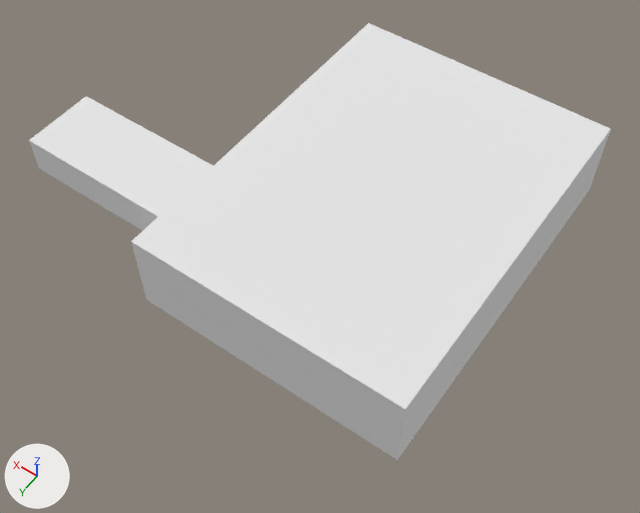
The Blender file Assets/- Models/Turtle.blend, before and after one commit.
The view is the same before and after, from a camera (50 mm lens) standing at (-1.96, 3.46, 5.0) and looking at (0.21, 0.43, 0.23). Arrows for +X, +Y and +Z are at lower left; the lights stay in place.

The first picture shows 'Front-Paw-R', 'Shell'.
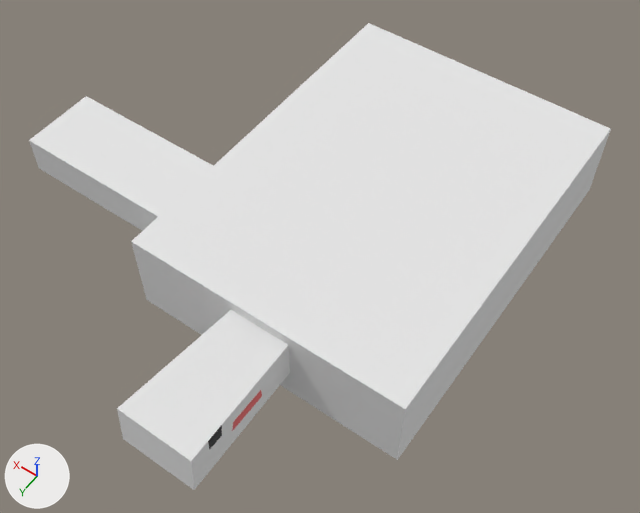
Where the change shows, as pixel boxes [x1, y1, x2, y2] in the pictures (640 x 513 px):
'Shell.001', added: after [117, 310, 290, 490]
    faces in mat_material (white #e7e7e7): [117, 310, 290, 490]
    faces in mat_red (pink #e77878): [232, 390, 262, 431]
    faces in mat_eye (dark grey #4c4c4c): [208, 425, 222, 450]

The change, as a list of edits to the scene's bpy script:
```text
Add mat_red:
    mat_red = diffuse_material('Red')
    mat_red.base_color = (0.8, 0.188, 0.188)  # pink #e77878
Add mat_eye:
    mat_eye = diffuse_material('Eye')
    mat_eye.base_color = (0.0732, 0.0732, 0.0732)  # dark grey #4c4c4c
Add me_cube_002:
    me_cube_002.from_pydata([(1.09, 3.97, -0.65), (0.88, -0.1, -0.65), (0.0, -0.1, -0.65), (0.0, 3.97, -0.65), (1.09, 3.97, 0.65), (0.88, -0.1, 0.65), (0.0, -0.1, 0.65), (0.0, 3.97, 0.65), (1.09, 3.97, -0.07), (1.09, 3.97, 0.26), (0.88, -0.1, -0.23), (0.88, -0.1, 0.11), (1.01, 2.49, -0.13), (0.95, 1.3, -0.17), (0.95, 1.35, 0.16), (1.01, 2.45, 0.21), (1.04, 2.89, 0.22), (1.06, 3.35, 0.24), (1.06, 3.37, 0.65), (1.03, 2.87, 0.65)], [], [(0, 1, 2, 3), (4, 7, 6, 5, 19, 18), (0, 8, 12, 13, 10, 1), (1, 10, 11, 5, 6, 2), (4, 9, 8, 0, 3, 7), (10, 13, 14, 11), (11, 14, 15, 16, 19, 5), (14, 13, 12, 15), (15, 12, 8, 9, 17, 16), (19, 16, 17, 18), (18, 17, 9, 4)])
    for i in [7]: me_cube_002.polygons[i].material_index = 1
    for i in [9]: me_cube_002.polygons[i].material_index = 2
    me_cube_002.materials.append(mat_material)  # white #e7e7e7
    me_cube_002.materials.append(mat_red)  # pink #e77878
    me_cube_002.materials.append(mat_eye)  # dark grey #4c4c4c
Add ob_shell_001:
    ob_shell_001 = bpy.data.objects.new('Shell.001', me_cube_002)
    ob_shell_001.parent = ob_shell
    ob_shell_001.location = (0.0, 1.296, 0.492)
    ob_shell_001.rotation_euler = (0.0963, 0.0, 0.0)  # degrees (5.5, 0, 0)
    ob_shell_001.scale = (0.239, 0.239, 0.239)
    _m = ob_shell_001.modifiers.new('Mirror', 'MIRROR')
```
